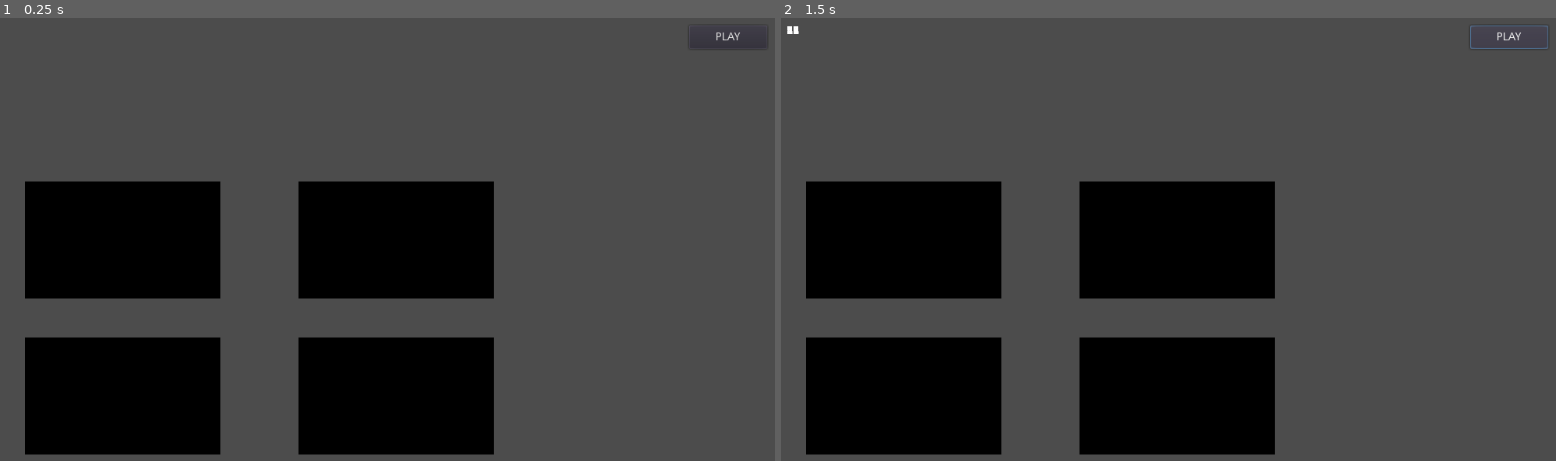
Above: before the commit, frames 1-2 (left to right).
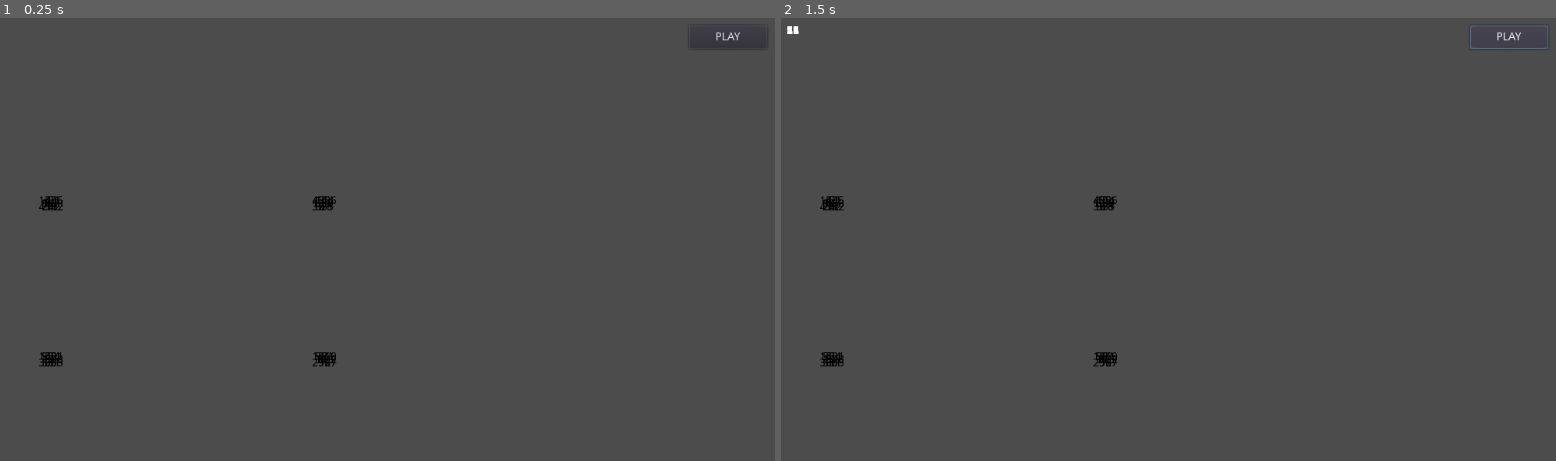
Above: after the commit, the same moments.

Repository: rosemunho/videobingo
Game: Godot game, scene res://Main.tscn
Same seed, same stepped clock (60 frames per second), same inputs: the game is played once before the commit and once after it.
Inputs:
- Up to frame 1 (0.25 s): no input
- Up to frame 2 (1.5 s): click "PLAY" at 0.5 s; click "PLAY" at 1.25 s

The runs differ from the first frame. In frame 1, 27% of the frame differs, in the area x 3-64%, y 36-99%; in frame 2, 27%.

Commit message:
Generate cards better. Match ball value with cells. Change color on match

Diff:
--- a/Ball.gd
+++ b/Ball.gd
@@ -5,7 +5,7 @@
 var end_pos = [-1, -1]
 var color = "white"
 
-signal ball_ended
+signal ball_ended(ball_num)
 
 func _ready():
 	var cards = get_node("../../CardTray")
@@ -13,5 +13,5 @@
 		connect("ball_ended", card, "on_ball_ended")
 
 func extract():
-	emit_signal("ball_ended")
+	emit_signal("ball_ended", num)
 	pass
--- a/Card.gd
+++ b/Card.gd
@@ -3,6 +3,9 @@
 var is_active = true
 var cells = []
 var curr_prize = -1
+
+func _ready():
+	display_card()
 
 func display_card():
 	if not is_active:
@@ -10,22 +13,40 @@
 		$Sprite.show()
 		$CellContainer.hide()
 	else:
-		generate_values()
+		generate_card()
 		$CellContainer.show()
 		$Sprite.hide()
 
 # Change hardcoded values
-func generate_values():
+func generate_card():
+	var cell
 	var cell_num
+	print(self.get_name())
 	for i in 15:
-		randomize()
-		cells.push_back((randi() %  60-1) + 1)
-		cell_num = get_node("CellContainer/Cell" + str(i+1) + "/Num")
+		generate_value()
+		cell = get_node("CellContainer/Cell" + str(i+1))
+		cell.num = cells[i]
+		cell_num = cell.get_node("Num")
 		cell_num.text = str(cells[i])
+		print(str(i) + ": " + str(cell.num))
+
+func generate_value():
+	var found = false
+	var cell_num = -1
+	randomize()
+	while not found:
+		cell_num = (randi() %  (60-1)) + 1
+		if not cells.has(cell_num):
+			cells.push_back(cell_num)
+			found = true
 
 func on_card_clicked():
 	is_active = not is_active
 	display_card()
 
-func on_ball_ended():
-	print("on ball ended: " + self.get_name())
+func on_ball_ended(ball_num):
+	if not is_active:
+		return
+	var cells = $CellContainer
+	for cell in cells.get_children():
+		cell.test_value(ball_num)
--- a/Card.tscn
+++ b/Card.tscn
@@ -11,6 +11,7 @@
 }
 
 [node name="Sprite" type="Sprite" parent="."]
+visible = false
 texture = ExtResource( 3 )
 centered = false
 
--- a/Cell.gd
+++ b/Cell.gd
@@ -1,6 +1,21 @@
-extends Node2D
+extends ColorRect
 
-enum Status {NO_PRIZE, ONE_AWAY, PRIZE}
+enum Status {NO_HIT, ONE_AWAY, HIT}
 
-var curr_status = Status.NO_PRIZE
+var curr_status = Status.NO_HIT
 var num = -1
+
+func test_value(ball_num):
+	if ball_num == num:
+		print(str(num) + ": It's a match")
+		curr_status = Status.HIT
+		update_color()
+
+func update_color():
+	match curr_status:
+		Status.NO_HIT:
+			color = Color(1, 1, 1, 1)
+		Status.ONE_AWAY:
+			color = Color(0, 1, 1, 1)
+		Status.HIT:
+			color = Color(0, 0, 1, 1)
--- a/Cell.tscn
+++ b/Cell.tscn
@@ -1,8 +1,11 @@
-[gd_scene format=2]
+[gd_scene load_steps=2 format=2]
+
+[ext_resource path="res://Cell.gd" type="Script" id=1]
 
 [node name="Cell" type="ColorRect"]
 margin_right = 50.0
 margin_bottom = 50.0
+script = ExtResource( 1 )
 __meta__ = {
 "_edit_use_anchors_": false
 }
--- a/Extractor.gd
+++ b/Extractor.gd
@@ -26,6 +26,7 @@
 	var i = 0
 	for ball in self.get_children():
 		generate_value()
+		ball.num = balls[i]
 		ball_num = ball.get_node("Num")
 		ball_num.text = str(balls[i])
 		i+=1
